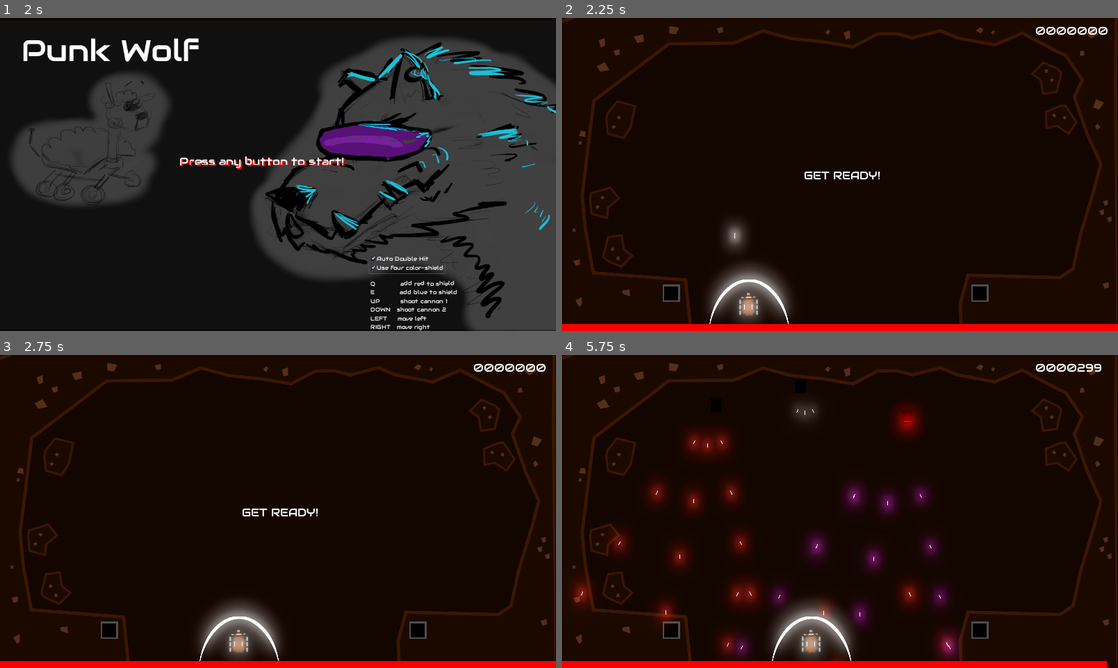
Above: before the commit, frames 1-4 (two rows, left to right).
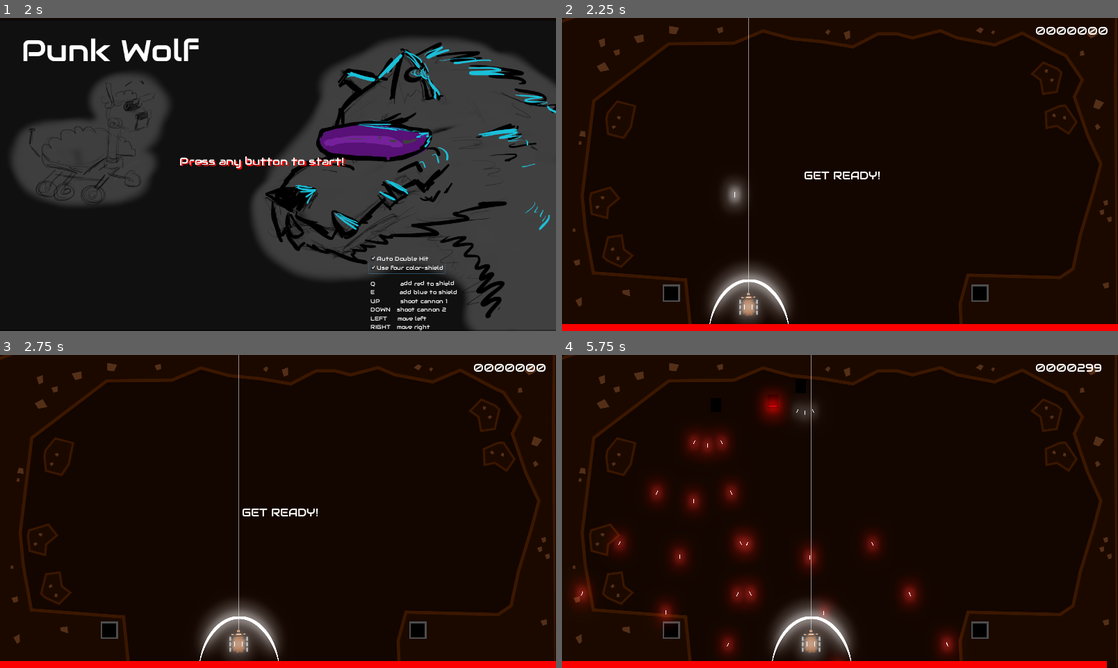
Above: after the commit, the same moments.

Repository: GameDrivenDesign/punk-wolf
Game: Godot game, scene res://scenes/newgame.tscn
The game is run twice, just before and just after one commit, with the same random seed, the same clock (stepped at 60 frames per second) and the same inputs. Sound files missing from this copy of the repository are replaced by a short silence.
Inputs:
- Up to frame 1 (2 s): click "Auto Double Hit" at 0.5 s; click "Use four color-shield" at 1.25 s
- Up to frame 2 (2.25 s): tap Enter at 2 s; hold Right (ui_right) from 2.03 s (still down); tap Up (shoot_0) at 2.1 s
- Up to frame 3 (2.75 s): keep holding Right (ui_right); tap Down (shoot_1) at 2.3 s
- Up to frame 4 (5.75 s): release Right (ui_right) at 2.78 s; hold Left (ui_left) 2.78-3.53 s; tap Down (shoot_1) at 2.85, 3.8, 5.3 s; tap Up (shoot_0) at 3.05, 4.55, 5.1 s; hold E (shield_blue) 3.53-4.28 s; hold Right (ui_right) 3.53-5.03 s; tap Q (shield_red) at 4.35 s; hold Left (ui_left) from 5.03 s (still down)

Frame 1 is identical in both runs. In frame 2, 0.8% of the frame differs, in the area x 28-34%, y 0-88%; in frame 3, 0.1%; in frame 4, 3.3%, in the area x 31-72%, y 0-97%.

Commit message:
make it easy to hit things

Diff:
--- a/sheep/sheep.gd
+++ b/sheep/sheep.gd
@@ -44,7 +44,7 @@
 	if timeout_cannons[cannon_index] <= 0:
 		var p = preload("res://projectiles/Projectile.tscn").instance()
 		p.rotation_degrees = 180
-		p.speed = 1500
+		p.speed = 2500
 		p.target_group = "wolf"
 
 		if was_shot_recently((cannon_index + 1) % 2):
--- a/sheep/sheep.tscn
+++ b/sheep/sheep.tscn
@@ -79,3 +79,13 @@
 [node name="RobotSheepPlayer" type="AudioStreamPlayer2D" parent="."]
 stream = ExtResource( 6 )
 bus = "SFX"
+
+[node name="ColorRect4" type="ColorRect" parent="."]
+margin_left = -1.0
+margin_top = -840.0
+margin_right = 1.0
+margin_bottom = -40.0
+color = Color( 1, 1, 1, 0.54902 )
+__meta__ = {
+"_edit_use_anchors_": false
+}
